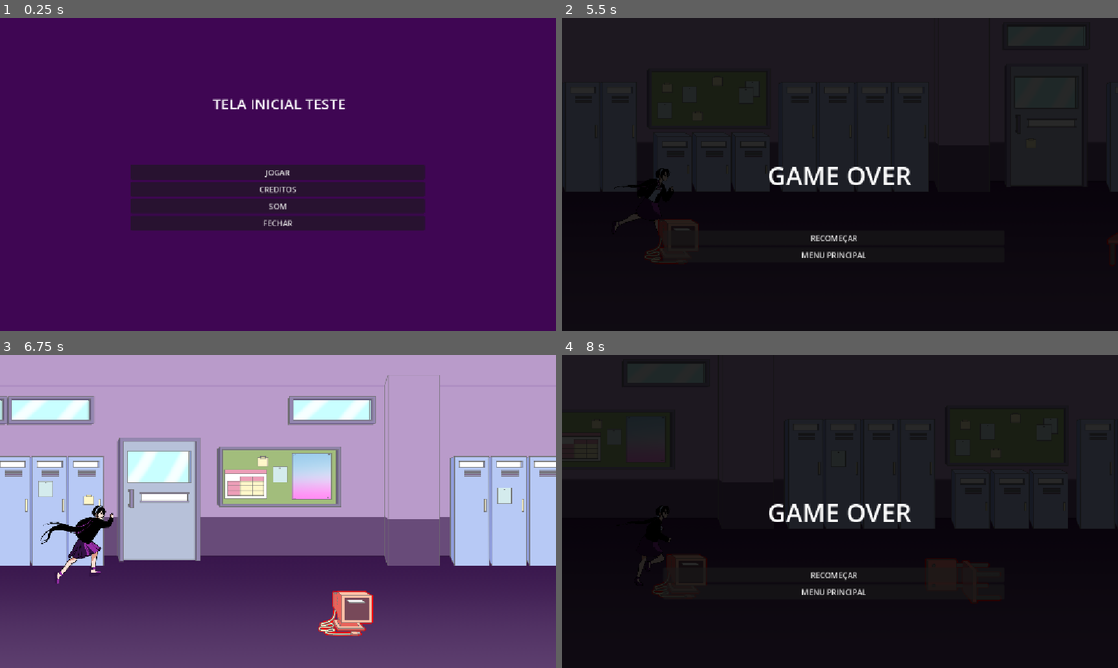
Above: before the commit, frames 1-4 (two rows, left to right).
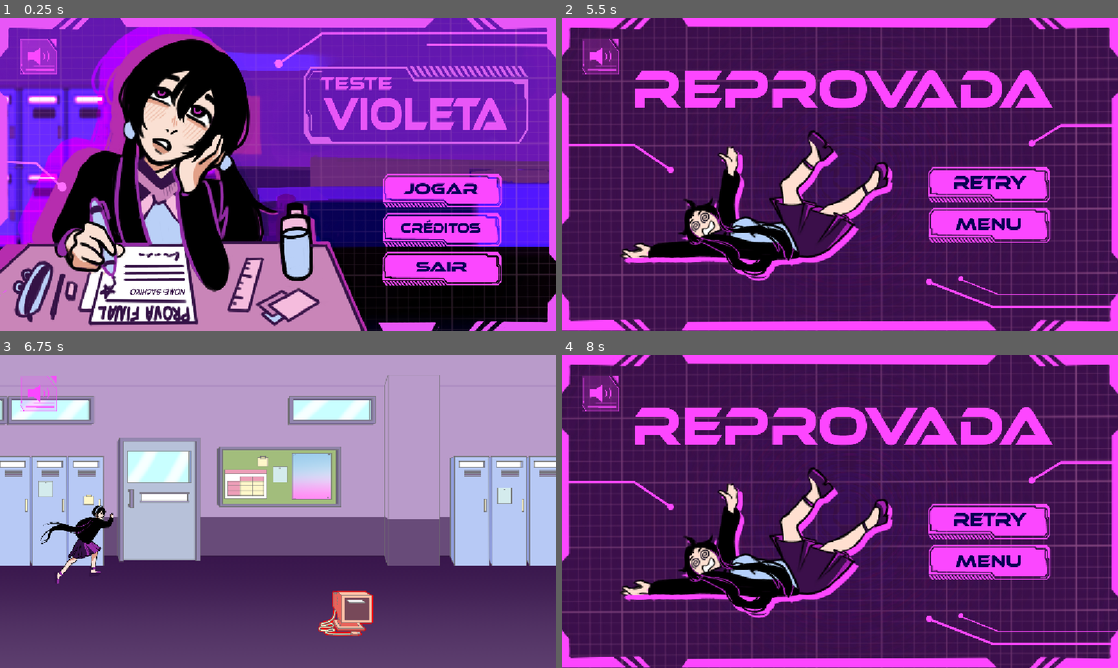
Above: after the commit, the same moments.

Repository: AJMoraes-58/Grupo9-infinite-runner
Game: Godot game, scene res://Cenas/menu_principal.tscn
Same seed, same stepped clock (60 frames per second), same inputs: the game is played once before the commit and once after it.
Inputs (mouse positions are in pixels of both pictures, inside the frame that each line leads up to; where the layout moved, square brackets give the same spot in the first picture):
- Up to frame 1 (0.25 s): no input
- Up to frame 2 (5.5 s): click (600, 58) [840, 205] at 0.5 s; click (1006, 230) [840, 190] at 1.25 s; click (1006, 190) [840, 171] at 2 s; click (600, 58) at 2.77 s; hold Up (ui_up) 3.53-5.03 s; hold Down (ui_down) from 5.03 s (still down)
- Up to frame 3 (6.75 s): release Down (ui_down) at 5.75 s; click (433, 520) [272, 574] at 5.75 s; hold Up (ui_up) from 6.53 s (still down)
- Up to frame 4 (8 s): keep holding Up (ui_up)

The runs differ from the first frame. In frame 1, 97% of the frame differs, in the area x 0-100%, y 0-100%; in frame 2, 97%; in frame 3, 0.4%; in frame 4, 97%.

Commit message:
adiciona a versao final de todas as artes do jogo

Diff:
--- a/Cenas/menu_principal.tscn
+++ b/Cenas/menu_principal.tscn
@@ -1,9 +1,10 @@
 [gd_scene format=3 uid="uid://bnwvpoiomoy1s"]
 
 [ext_resource type="Script" uid="uid://3yasdgke5nk8" path="res://Scripts/menu_principal.gd" id="1_5jrt5"]
-
-[sub_resource type="LabelSettings" id="LabelSettings_5jrt5"]
-font_size = 30
+[ext_resource type="Texture2D" uid="uid://oglsm2nxvudo" path="res://Artes/telas/Home screen-01.jpg" id="2_xc8du"]
+[ext_resource type="Texture2D" uid="uid://iu8u16vps763" path="res://Artes/botoes/jogar.png" id="3_qa2y2"]
+[ext_resource type="Texture2D" uid="uid://evpnmie7y2nc" path="res://Artes/botoes/creditos.png" id="4_vi81c"]
+[ext_resource type="Texture2D" uid="uid://djetbx0jifrkf" path="res://Artes/botoes/sair.png" id="5_qb56n"]
 
 [node name="menuPrincipal" type="Control" unique_id=366599492]
 layout_mode = 3
@@ -14,37 +15,45 @@
 grow_vertical = 2
 script = ExtResource("1_5jrt5")
 
-[node name="ColorRect" type="ColorRect" parent="." unique_id=498675954]
+[node name="TextureRect" type="TextureRect" parent="." unique_id=1440719162]
 layout_mode = 1
 anchors_preset = 15
 anchor_right = 1.0
 anchor_bottom = 1.0
 grow_horizontal = 2
 grow_vertical = 2
-color = Color(0.24705882, 0.023529412, 0.3254902, 1)
+texture = ExtResource("2_xc8du")
+expand_mode = 1
 
-[node name="VBoxContainer" type="VBoxContainer" parent="." unique_id=471744832]
+[node name="jogo" type="TextureButton" parent="." unique_id=333600981]
 layout_mode = 0
-offset_left = 271.0
-offset_top = 304.0
-offset_right = 880.0
-offset_bottom = 446.0
+offset_left = 788.0
+offset_top = 317.0
+offset_right = 1057.0
+offset_bottom = 398.0
+texture_normal = ExtResource("3_qa2y2")
+ignore_texture_size = true
+stretch_mode = 4
 
-[node name="jogo" type="Button" parent="VBoxContainer" unique_id=386735257]
-layout_mode = 2
-text = "JOGAR"
+[node name="credito" type="TextureButton" parent="." unique_id=1315204527]
+layout_mode = 0
+offset_left = 788.0
+offset_top = 402.0
+offset_right = 1062.0
+offset_bottom = 475.0
+texture_normal = ExtResource("4_vi81c")
+ignore_texture_size = true
+stretch_mode = 4
 
-[node name="credito" type="Button" parent="VBoxContainer" unique_id=1809945352]
-layout_mode = 2
-text = "CREDITOS"
-
-[node name="mutar" type="Button" parent="VBoxContainer" unique_id=157822894]
-layout_mode = 2
-text = "SOM"
-
-[node name="sair" type="Button" parent="VBoxContainer" unique_id=1786837607]
-layout_mode = 2
-text = "FECHAR"
+[node name="sair" type="TextureButton" parent="." unique_id=1367605838]
+layout_mode = 0
+offset_left = 788.0
+offset_top = 482.0
+offset_right = 1042.0
+offset_bottom = 559.0
+texture_normal = ExtResource("5_qb56n")
+ignore_texture_size = true
+stretch_mode = 4
 
 [node name="textoDeCreditos" type="Label" parent="." unique_id=1785562082]
 visible = false
@@ -58,18 +67,6 @@
 Game Design: rebeca
 Artes: marina e brenda"
 
-[node name="nomeDoJogo" type="Label" parent="." unique_id=1398772172]
-layout_mode = 0
-offset_left = 235.0
-offset_top = 84.0
-offset_right = 923.0
-offset_bottom = 271.0
-text = "TELA INICIAL TESTE"
-label_settings = SubResource("LabelSettings_5jrt5")
-horizontal_alignment = 1
-vertical_alignment = 1
-
-[connection signal="pressed" from="VBoxContainer/jogo" to="." method="_on_jogo_pressed"]
-[connection signal="pressed" from="VBoxContainer/credito" to="." method="_on_credito_pressed"]
-[connection signal="pressed" from="VBoxContainer/mutar" to="." method="_on_mutar_pressed"]
-[connection signal="pressed" from="VBoxContainer/sair" to="." method="_on_sair_pressed"]
+[connection signal="pressed" from="jogo" to="." method="_on_jogo_pressed"]
+[connection signal="pressed" from="credito" to="." method="_on_credito_pressed"]
+[connection signal="pressed" from="sair" to="." method="_on_sair_pressed"]
--- a/Cenas/mundo.tscn
+++ b/Cenas/mundo.tscn
@@ -4,10 +4,10 @@
 [ext_resource type="PackedScene" uid="uid://tvtnh34op6og" path="res://Cenas/protagonista.tscn" id="1_oji8i"]
 [ext_resource type="Texture2D" uid="uid://bg1huyx56l8jq" path="res://Artes/cenarios/Cenário V2.png" id="2_qboq2"]
 [ext_resource type="Script" uid="uid://gse3i7fmeqe5" path="res://Scripts/tela_de_game_over.gd" id="3_8gp82"]
+[ext_resource type="Texture2D" uid="uid://dtifbjd7nh0js" path="res://Artes/telas/GAME OVER SCREEN-03.jpg" id="5_osa5f"]
 [ext_resource type="AudioStream" uid="uid://crse5qdmyimws" path="res://Sons/rock.wav" id="5_qvmr6"]
-
-[sub_resource type="LabelSettings" id="LabelSettings_qboq2"]
-font_size = 52
+[ext_resource type="Texture2D" uid="uid://cyi2y3yvdrvwm" path="res://Artes/botoes/retry.png" id="6_bjsl6"]
+[ext_resource type="Texture2D" uid="uid://b3co5442h6cdp" path="res://Artes/botoes/menu.png" id="7_yn71n"]
 
 [node name="mundo" type="Node2D" unique_id=784131138 node_paths=PackedStringArray("protagonista")]
 script = ExtResource("1_j5dva")
@@ -29,42 +29,38 @@
 
 [node name="telaDeGameOver" type="CanvasLayer" parent="." unique_id=71229866]
 process_mode = 3
-visible = false
 script = ExtResource("3_8gp82")
 
-[node name="ColorRect" type="ColorRect" parent="telaDeGameOver" unique_id=1463779496]
+[node name="TextureRect" type="TextureRect" parent="telaDeGameOver" unique_id=23912209]
 anchors_preset = 15
 anchor_right = 1.0
 anchor_bottom = 1.0
 grow_horizontal = 2
 grow_vertical = 2
-color = Color(0, 0, 0, 0.84313726)
+texture = ExtResource("5_osa5f")
+expand_mode = 1
 
-[node name="Label" type="Label" parent="telaDeGameOver" unique_id=1079077393]
-offset_right = 1151.0
-offset_bottom = 652.0
-text = "GAME OVER"
-label_settings = SubResource("LabelSettings_qboq2")
-horizontal_alignment = 1
-vertical_alignment = 1
+[node name="recomecarJogo" type="TextureButton" parent="telaDeGameOver" unique_id=894207370]
+offset_left = 752.0
+offset_top = 300.0
+offset_right = 1056.0
+offset_bottom = 389.0
+texture_normal = ExtResource("6_bjsl6")
+ignore_texture_size = true
+stretch_mode = 4
 
-[node name="VBoxContainer" type="VBoxContainer" parent="telaDeGameOver" unique_id=1269871799]
-offset_left = 210.0
-offset_top = 440.0
-offset_right = 917.0
-offset_bottom = 593.0
-
-[node name="recomecarJogo" type="Button" parent="telaDeGameOver/VBoxContainer" unique_id=97320280]
-layout_mode = 2
-text = "RECOMEÇAR"
-
-[node name="irAoMenuPrincipal" type="Button" parent="telaDeGameOver/VBoxContainer" unique_id=33106355]
-layout_mode = 2
-text = "MENU PRINCIPAL"
+[node name="irAoMenuPrincipal" type="TextureButton" parent="telaDeGameOver" unique_id=197160117]
+offset_left = 754.0
+offset_top = 387.0
+offset_right = 1027.0
+offset_bottom = 472.0
+texture_normal = ExtResource("7_yn71n")
+ignore_texture_size = true
+stretch_mode = 4
 
 [node name="AudioStreamPlayer" type="AudioStreamPlayer" parent="." unique_id=828126377]
 stream = ExtResource("5_qvmr6")
 autoplay = true
 
-[connection signal="pressed" from="telaDeGameOver/VBoxContainer/recomecarJogo" to="telaDeGameOver" method="_on_button_pressed"]
-[connection signal="pressed" from="telaDeGameOver/VBoxContainer/irAoMenuPrincipal" to="telaDeGameOver" method="_on_ir_ao_menu_principal_pressed"]
+[connection signal="pressed" from="telaDeGameOver/recomecarJogo" to="telaDeGameOver" method="_on_button_pressed"]
+[connection signal="pressed" from="telaDeGameOver/irAoMenuPrincipal" to="telaDeGameOver" method="_on_ir_ao_menu_principal_pressed"]
--- /dev/null
+++ b/Cenas/painel_de_som.tscn
@@ -0,0 +1,24 @@
+[gd_scene format=3 uid="uid://b3gm3kbll2g81"]
+
+[ext_resource type="Texture2D" uid="uid://b1l5k4mcv51un" path="res://Artes/botoes/somAtivado.png" id="1_2o5v4"]
+[ext_resource type="Texture2D" uid="uid://ct237g81loixp" path="res://Artes/botoes/somDesativado.png" id="2_1epig"]
+[ext_resource type="Script" uid="uid://bep4d8ycdmmof" path="res://Scripts/mutar.gd" id="3_1epig"]
+
+[node name="painel_de_som" type="CanvasLayer" unique_id=484819061]
+process_mode = 3
+layer = 100
+
+[node name="mutar" type="TextureButton" parent="." unique_id=1956864048]
+process_mode = 3
+offset_left = 15.0
+offset_top = 20.0
+offset_right = 144.0
+offset_bottom = 146.0
+toggle_mode = true
+texture_normal = ExtResource("1_2o5v4")
+texture_pressed = ExtResource("2_1epig")
+ignore_texture_size = true
+stretch_mode = 4
+script = ExtResource("3_1epig")
+
+[connection signal="pressed" from="mutar" to="mutar" method="_on_pressed"]
--- a/Scripts/menu_principal.gd
+++ b/Scripts/menu_principal.gd
@@ -10,9 +10,9 @@
 func _on_credito_pressed() -> void:
 	textoDeCreditos.visible = !textoDeCreditos.visible
 
-func _on_mutar_pressed() -> void:
-	var somMusica = AudioServer.get_bus_index("Master")
-	AudioServer.set_bus_mute(somMusica, not AudioServer.is_bus_mute(somMusica))
+#func _on_mutar_pressed() -> void:
+	#var somMusica = AudioServer.get_bus_index("Master")
+	#AudioServer.set_bus_mute(somMusica, not AudioServer.is_bus_mute(somMusica))
 
 func _on_sair_pressed() -> void:
 	get_tree().quit()
--- /dev/null
+++ b/Scripts/mutar.gd
@@ -0,0 +1,5 @@
+extends TextureButton
+
+func _on_pressed() -> void:
+	var somMusica = AudioServer.get_bus_index("Master")
+	AudioServer.set_bus_mute(somMusica, not AudioServer.is_bus_mute(somMusica))
--- a/project.godot
+++ b/project.godot
@@ -15,6 +15,10 @@
 config/features=PackedStringArray("4.6", "GL Compatibility")
 config/icon="res://icon.svg"
 
+[autoload]
+
+PainelDeSom="*uid://b3gm3kbll2g81"
+
 [display]
 
 window/stretch/mode="canvas_items"
Binary file removed: Artes/botoes/mute.png
Binary file changed: Artes/botoes/somAtivado.png
Not shown, changed: Artes/botoes/somAtivado.png.import
Binary file added: Artes/botoes/somDesativado.png
Not shown, changed: Artes/botoes/somDesativado.png.import
Binary file added: Artes/telas/GAME OVER SCREEN-03.jpg
Not shown, changed: Artes/telas/GAME OVER SCREEN-03.jpg.import
Binary file removed: Artes/telas/Game over screen (PREENCHER).jpg
Not shown, added: Scripts/mutar.gd.uid
